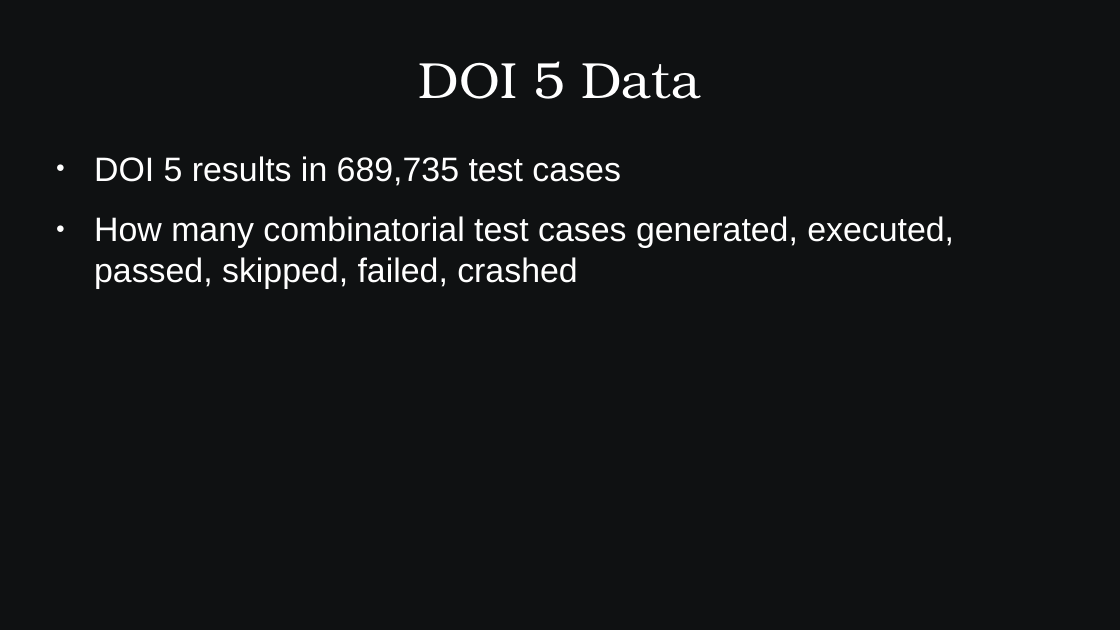
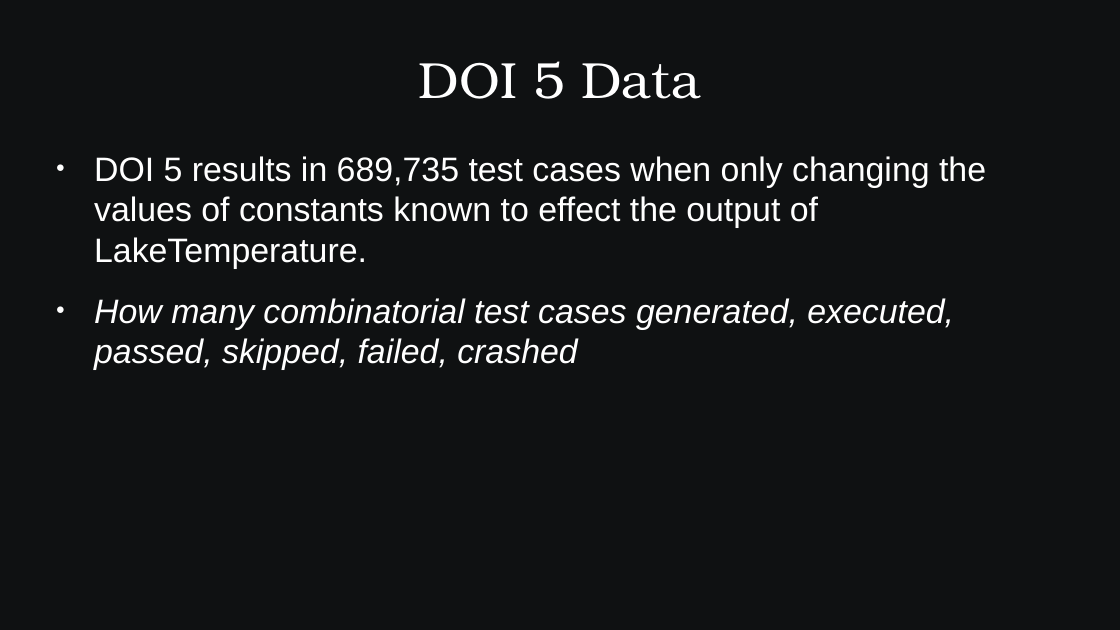
Before and after one commit to SamAllen06/lake_temp_work, a slide deck: slide 9 of documentation/for_collaborators/AnalysisOverview.pptx. Drawn at 1120x630 pixels with LibreOffice and Linux fonts; fonts in the diff are those of the drawing. Boxes give left, top, right and bottom in pixels: in the first picture for what was removed or moved away, otherwise in the second. Text is boxed around its words. In the diff, an @@ line names an element or a change of style, - is before the commit and + after.

```diff
--- a/documentation/for_collaborators/AnalysisOverview.pptx
+++ b/documentation/for_collaborators/AnalysisOverview.pptx
@@ text at (x1=94, y1=156, x2=986, y2=269): text changed @@
-● DOI 5 results in 689,735 test cases
+● DOI 5 results in 689,735 test cases when only changing the values of constants known to effect the output of LakeTemperature.
@@ text at (x1=94, y1=298, x2=954, y2=370): italic on in "How many combinatorial test cases generated, executed, ..." @@
```
Also in this commit, not shown: 8 other slides changed, 5 slides added, 1 slide removed, 1 other file.
